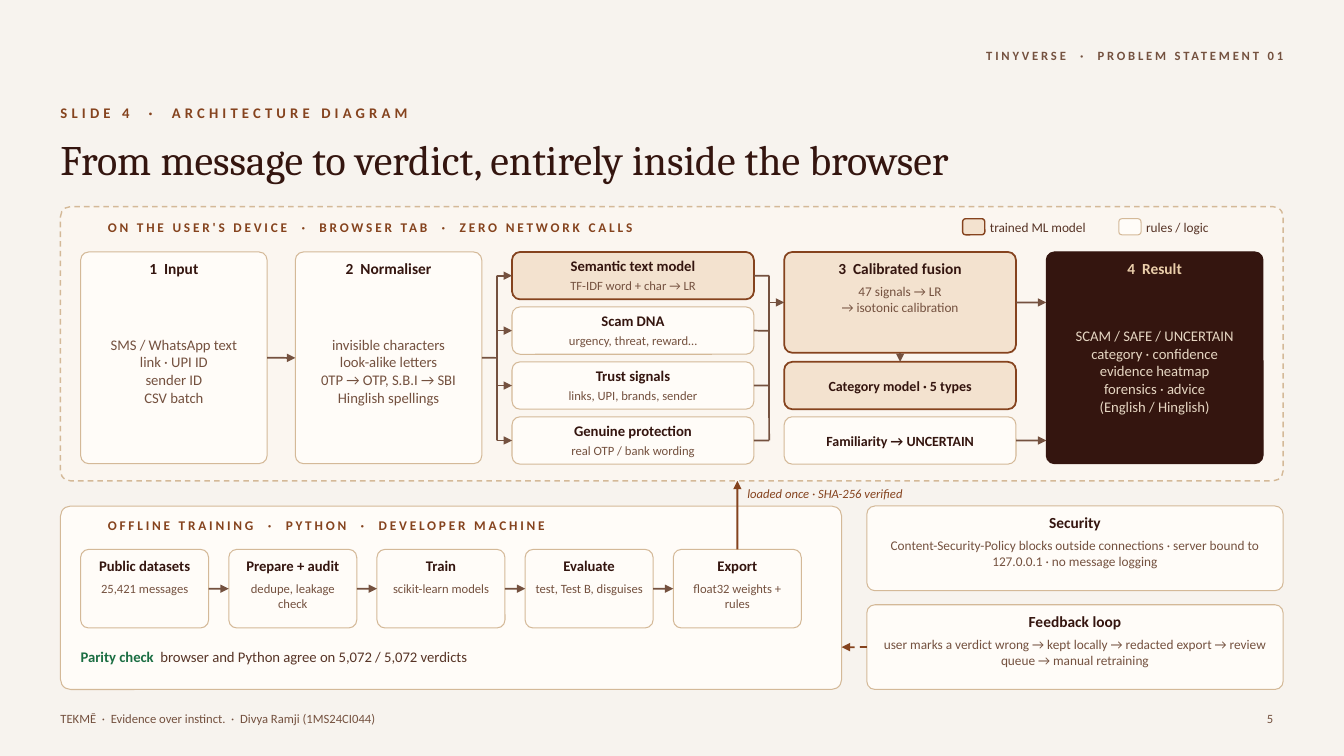
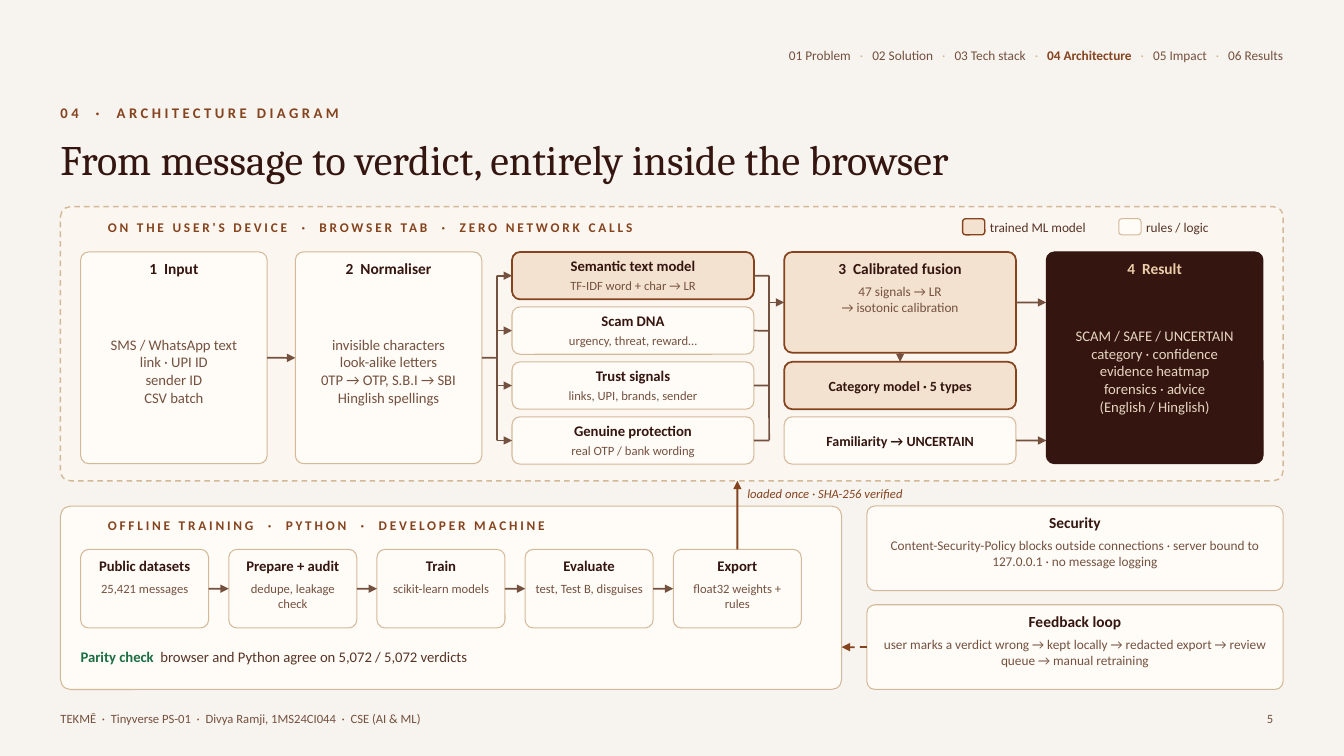
Before and after one commit to divyaramji-1710/tekme, a slide deck: slide 5 of presentation/TEKME_Tinyverse_Final_Presentation.pptx. Drawn at 1344x756 pixels with LibreOffice and Linux fonts; fonts in the diff are those of the drawing; background and template pictures are left out. Boxes give left, top, right and bottom in pixels: in the first picture for what was removed or moved away, otherwise in the second. Text is boxed around its words. In the diff, an @@ line names an element or a change of style, - is before the commit and + after.

```diff
--- a/presentation/TEKME_Tinyverse_Final_Presentation.pptx
+++ b/presentation/TEKME_Tinyverse_Final_Presentation.pptx
@@ text added at <box>789,50,1283,62</box>, 9.5 pt, text #74513F @@
+01 Problem · 02 Solution · 03 Tech stack · 04 Architecture · 05 Impact · 06 Results
@@ text removed at <box>986,52,1066,60</box> @@
-TINYVERSE · PROBLEM STATEMENT 01
@@ text at <box>60,108,339,118</box>: text changed @@
-SLIDE 4 · ARCHITECTURE DIAGRAM
+04 · ARCHITECTURE DIAGRAM
@@ text at <box>60,713,421,725</box>: text changed @@
-TEKMĒ · Evidence over instinct. · Divya Ramji (1MS24CI044)
+TEKMĒ · Tinyverse PS-01 · Divya Ramji, 1MS24CI044 · CSE (AI & ML)
```
Also in this commit, not shown: 5 other slides changed, 2 other files.
